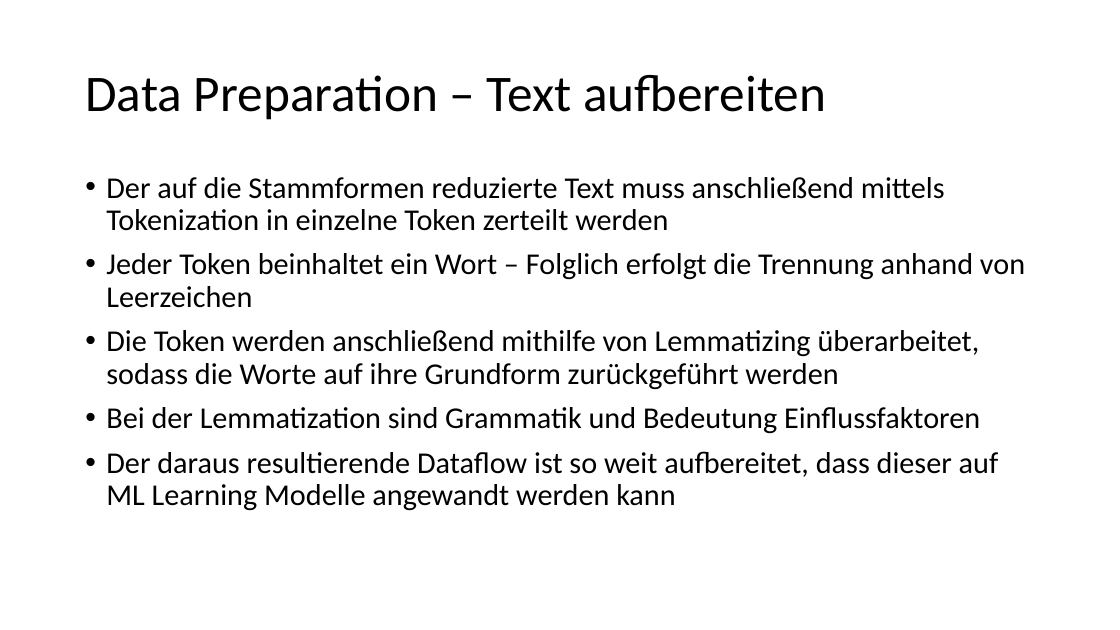
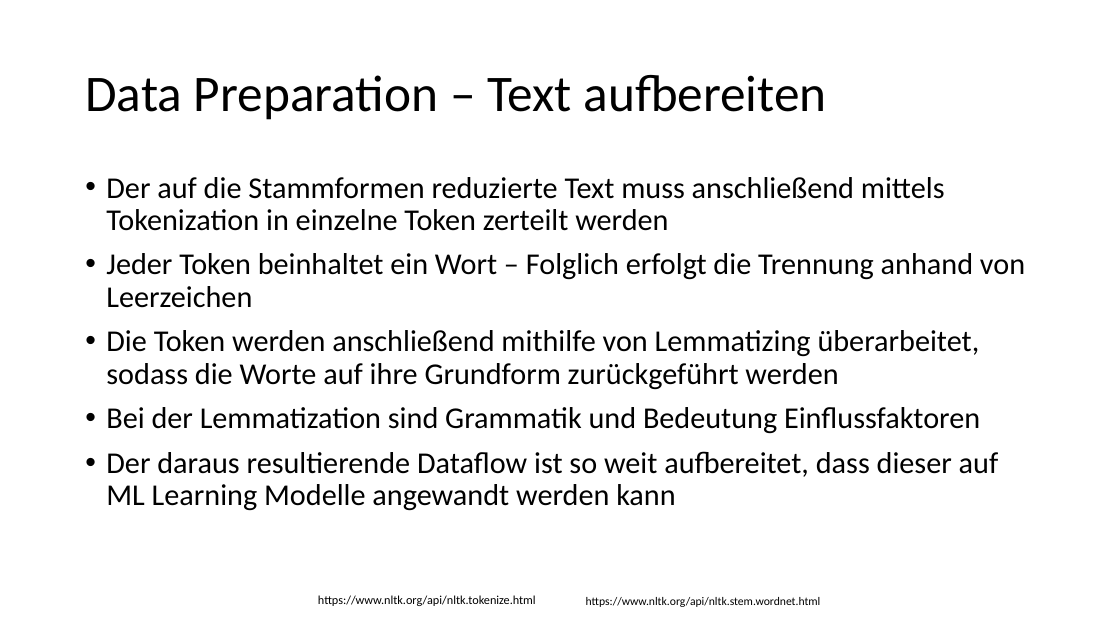
Before and after one commit to Flitschi7/big-data-management, a slide deck: slide 13 of Organisational/Dokumentation HHZ Rocket Project.pptx. Drawn at 1120x630 pixels with LibreOffice and Linux fonts; fonts in the diff are those of the drawing. Boxes give left, top, right and bottom in pixels: in the first picture for what was removed or moved away, otherwise in the second. Text is boxed around its words. In the diff, an @@ line names an element or a change of style, - is before the commit and + after.

```diff
--- a/Organisational/Dokumentation HHZ Rocket Project.pptx
+++ b/Organisational/Dokumentation HHZ Rocket Project.pptx
@@ text added at bbox=[318, 595, 536, 606], 10.5 pt, text #000000 @@
+https://www.nltk.org/api/nltk.tokenize.html
@@ text added at bbox=[586, 597, 821, 607], 10 pt, text #000000 @@
+https://www.nltk.org/api/nltk.stem.wordnet.html
```
Also in this commit, not shown: 7 other slides changed, 2 slides added, 2 other files.
